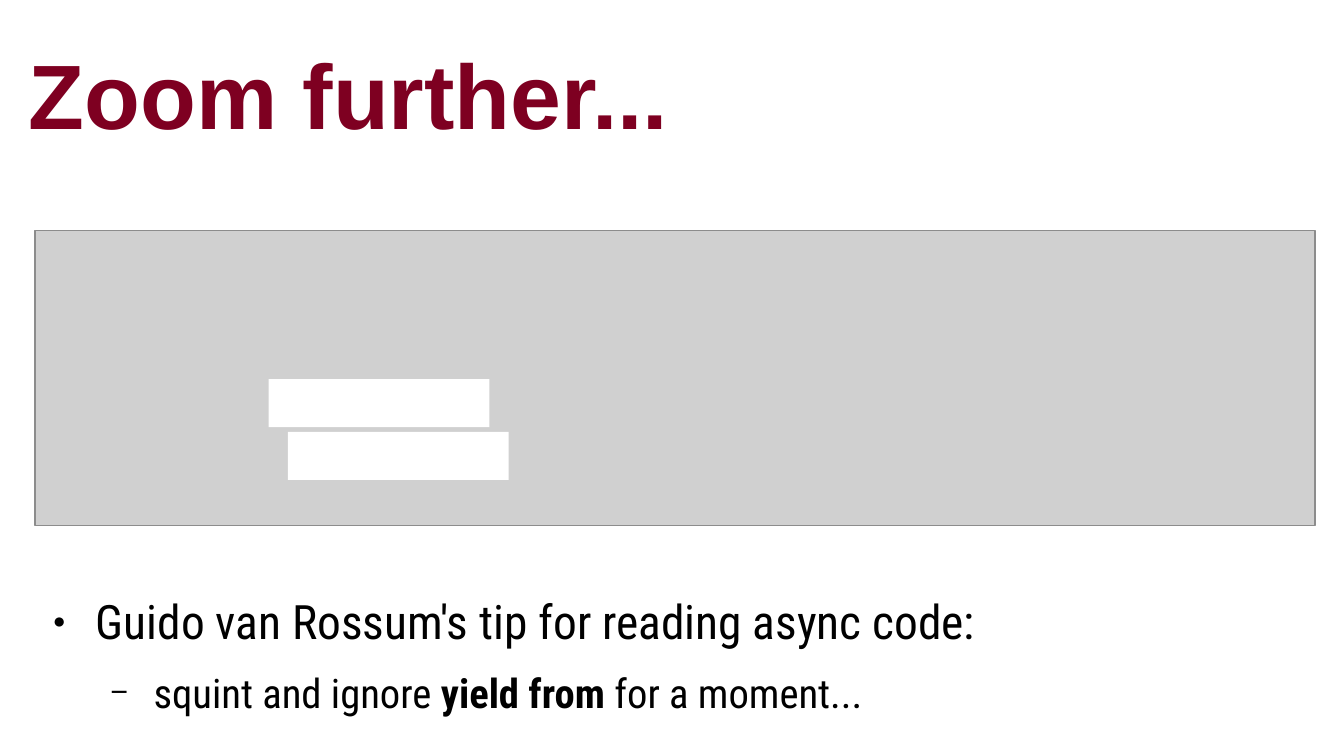
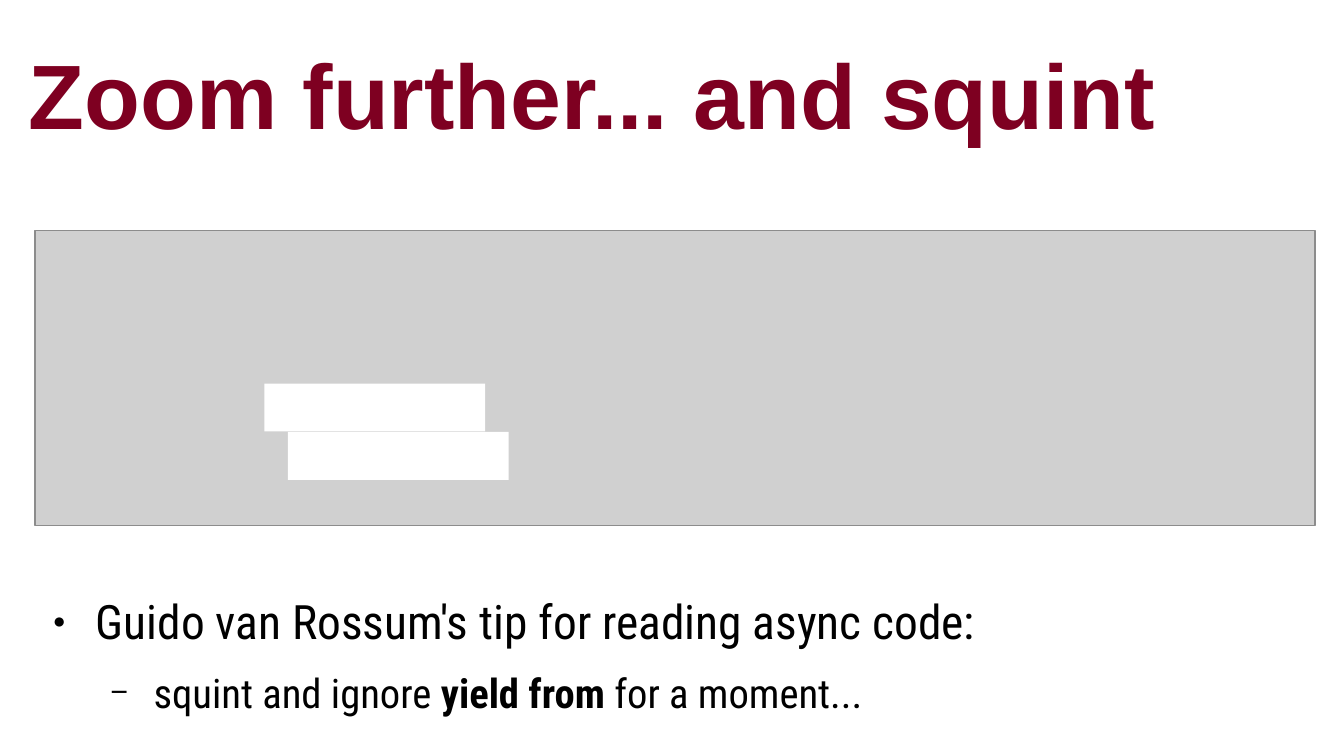
Before and after one commit to ramalho/platespinning, a slide deck: slide 35 of plate-spinning-oscon.odp. Drawn at 1344x756 pixels with LibreOffice and Linux fonts; fonts in the diff are those of the drawing; grey boxes stand for pictures. Boxes give left, top, right and bottom in pixels: in the first picture for what was removed or moved away, otherwise in the second. Text is boxed around its words. In the diff, an @@ line names an element or a change of style, - is before the commit and + after.

```diff
--- a/plate-spinning-oscon.odp
+++ b/plate-spinning-oscon.odp
@@ title at <box>29,62,1155,146</box>: text changed @@
-Zoom further...
+Zoom further... and squint
@@ rectangle: place and size @@
-rectangle at <box>268,379,489,427</box>
+rectangle at <box>265,384,485,432</box>
```
Also in this commit, not shown: 6 other slides changed, 1 slide added, 3 other files.
